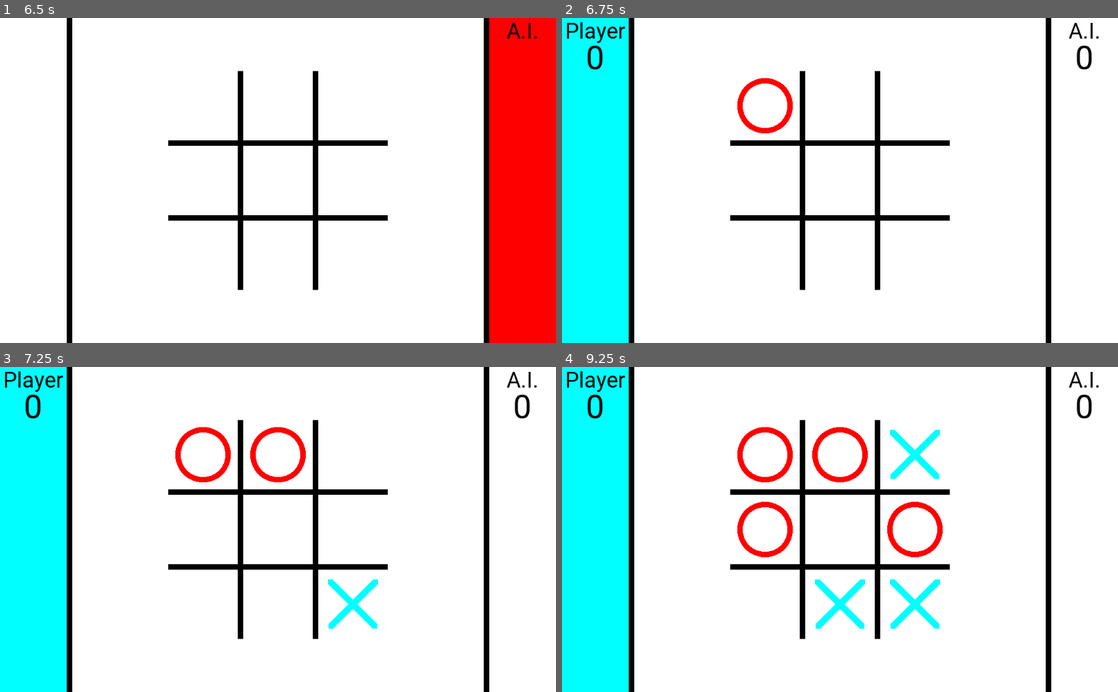
Above: before the commit, frames 1-4 (two rows, left to right).
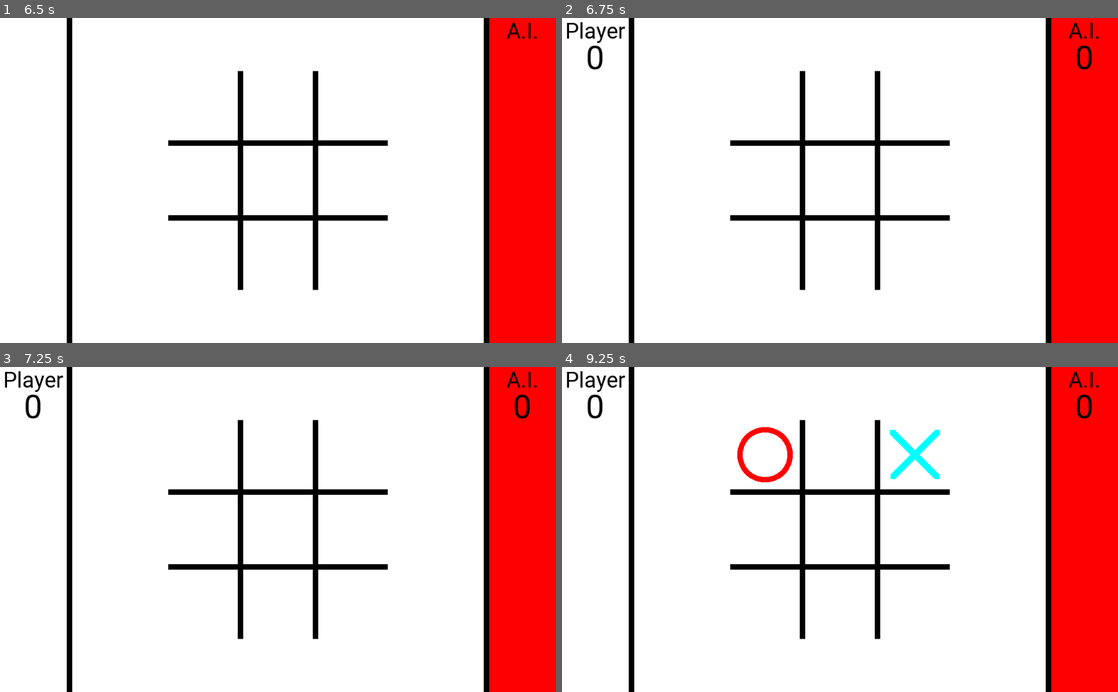
Above: after the commit, the same moments.

Repository: MGon025/CPSC481_Project
Game: Godot game, scene res://Board.tscn
Two runs of this game, one before a commit and one after it. Both use one fixed random seed, a clock stepped at 60 frames per second and the inputs below.
Inputs (mouse positions are in pixels of both pictures, inside the frame that each line leads up to):
- Up to frame 1 (6.5 s): tap Enter at 0.5, 2.75, 4.25 s; move the mouse to (205, 105) at 0.52 s; click (205, 105) at 0.67 s; tap Space at 1.25, 3.5, 5 s; move the mouse to (278, 105) at 1.27 s; click (278, 105) at 1.42 s; move the mouse to (350, 105) at 2.02 s; click (350, 105) at 2.17 s; move the mouse to (205, 180) at 2.77 s; click (205, 180) at 2.92 s; move the mouse to (278, 180) at 3.52 s; click (278, 180) at 3.67 s; move the mouse to (350, 180) at 4.27 s; click (350, 180) at 4.42 s; move the mouse to (205, 255) at 5.02 s; click (205, 255) at 5.17 s; move the mouse to (278, 255) at 5.77 s; click (278, 255) at 5.92 s
- Up to frame 2 (6.75 s): move the mouse to (912, 255) at 6.52 s; click (912, 255) at 6.67 s
- Up to frame 3 (7.25 s): no input
- Up to frame 4 (9.25 s): move the mouse to (728, 545) at 7.27 s; click (728, 545) at 7.42 s; move the mouse to (895, 458) at 8.02 s; click (895, 458) at 8.17 s; move the mouse to (812, 594) at 8.77 s; click (812, 594) at 8.92 s

Frame 1 is identical in both runs. In frame 2, 24% of the frame differs, in the area x 0-100%, y 0-100%; in frame 3, 25%; in frame 4, 26%.

Commit message:
draw func & ai fix

Diff:
--- a/board.gd
+++ b/board.gd
@@ -48,7 +48,7 @@
 	_player1bg.visible = !_player1bg.visible
 	_player2bg.visible = !_player2bg.visible
 	player1_turn = !player1_turn
-	_check_win()
+	yield(_check_win(), "completed")
 	_move_ai()
 	# For testing. Remove or comment later
 	# _test_win()
@@ -109,6 +109,16 @@
 	# reset board
 	$Pause.hide()
 	_clear_board()
+	_move_ai()
+
+
+func _game_draw():
+	$Pause/Who.text = "Draw!"
+	$Pause.show()
+	yield()
+	$Pause.hide()
+	_clear_board()
+	_move_ai()
 
 
 # draws the win line according to the given beginning and end tiles
@@ -182,47 +192,34 @@
 
 
 func _move_ai():
-	if not player1_turn:
+	if not player1_turn and not $Pause.visible:
 		var best_move = yield(find_best_move(tiles, -1), "completed")
+		$GameStart/Timer.start(1.0)
+		yield($GameStart/Timer, "timeout")
 		tiles[best_move].toggle_tile()
 
 
 func _check_win():
 	var current_board = make_duplicate(tiles)
-	if(!player1_turn == true):
-		if(current_board[0] == current_board[1] and current_board[1] == current_board[2] and current_board[2] != "_"):
-			_pause = _game_won(!player1_turn,0,2)
-		elif(current_board[3] == current_board[4] and current_board[4] == current_board[5] and current_board[5] != "_"):
-			_pause = _game_won(!player1_turn,3,5)
-		elif(current_board[6] == current_board[7] and current_board[7] == current_board[8] and current_board[8] != "_"):
-			_pause = _game_won(!player1_turn,6,8)
-		elif(current_board[0] == current_board[3] and current_board[3] == current_board[6] and current_board[6] != "_"):
-			_pause = _game_won(!player1_turn,0,6)
-		elif(current_board[1] == current_board[4] and current_board[4] == current_board[7] and current_board[7] != "_"):
-			_pause = _game_won(!player1_turn,1,7)
-		elif(current_board[2] == current_board[5] and current_board[5] == current_board[8] and current_board[8] != "_"):
-			_pause = _game_won(!player1_turn,2,8)
-		elif(current_board[0] == current_board[4] and current_board[4] == current_board[8] and current_board[8] != "_"):
-			_pause = _game_won(!player1_turn,0,8)
-		elif(current_board[2] == current_board[4] and current_board[4] == current_board[6] and current_board[6] != "_"):
-			_pause = _game_won(!player1_turn,6,2)
-	elif(!player1_turn == false):
-		if(current_board[0] == current_board[1] and current_board[1] == current_board[2] and current_board[2] != "_"):
-			_pause = _game_won(player1_turn,0,2)
-		elif(current_board[3] == current_board[4] and current_board[4] == current_board[5] and current_board[5] != "_"):
-			_pause = _game_won(player1_turn,3,5)
-		elif(current_board[6] == current_board[7] and current_board[7] == current_board[8] and current_board[8] != "_"):
-			_pause = _game_won(player1_turn,6,8)
-		elif(current_board[0] == current_board[3] and current_board[3] == current_board[6] and current_board[6] != "_"):
-			_pause = _game_won(player1_turn,0,6)
-		elif(current_board[1] == current_board[4] and current_board[4] == current_board[7] and current_board[7] != "_"):
-			_pause = _game_won(player1_turn,1,7)
-		elif(current_board[2] == current_board[5] and current_board[5] == current_board[8] and current_board[8] != "_"):
-			_pause = _game_won(player1_turn,2,8)
-		elif(current_board[0] == current_board[4] and current_board[4] == current_board[8] and current_board[8] != "_"):
-			_pause = _game_won(player1_turn,0,8)
-		elif(current_board[2] == current_board[4] and current_board[4] == current_board[6] and current_board[6] != "_"):
-			_pause = _game_won(player1_turn,6,2)
+	if(current_board[0] == current_board[1] and current_board[1] == current_board[2] and current_board[2] != "_"):
+		_pause = _game_won(!player1_turn,0,2)
+	elif(current_board[3] == current_board[4] and current_board[4] == current_board[5] and current_board[5] != "_"):
+		_pause = _game_won(!player1_turn,3,5)
+	elif(current_board[6] == current_board[7] and current_board[7] == current_board[8] and current_board[8] != "_"):
+		_pause = _game_won(!player1_turn,6,8)
+	elif(current_board[0] == current_board[3] and current_board[3] == current_board[6] and current_board[6] != "_"):
+		_pause = _game_won(!player1_turn,0,6)
+	elif(current_board[1] == current_board[4] and current_board[4] == current_board[7] and current_board[7] != "_"):
+		_pause = _game_won(!player1_turn,1,7)
+	elif(current_board[2] == current_board[5] and current_board[5] == current_board[8] and current_board[8] != "_"):
+		_pause = _game_won(!player1_turn,2,8)
+	elif(current_board[0] == current_board[4] and current_board[4] == current_board[8] and current_board[8] != "_"):
+		_pause = _game_won(!player1_turn,0,8)
+	elif(current_board[2] == current_board[4] and current_board[4] == current_board[6] and current_board[6] != "_"):
+		_pause = _game_won(!player1_turn,6,2)
+	elif current_board.count("_") == 0:
+		_pause = _game_draw()
+	yield(get_tree(), "idle_frame")
 
 func make_duplicate(board):
 	var duplicate = ["_", "_", "_","_","_","_","_","_","_"]
@@ -306,6 +303,7 @@
 			break
 		elif move_val == best_val:
 			board_choice.append(move)
+	randomize()
 	if board_choice.size() > 0:
 		var random:int = randi() % board_choice.size()
 		yield(get_tree(), "idle_frame")
